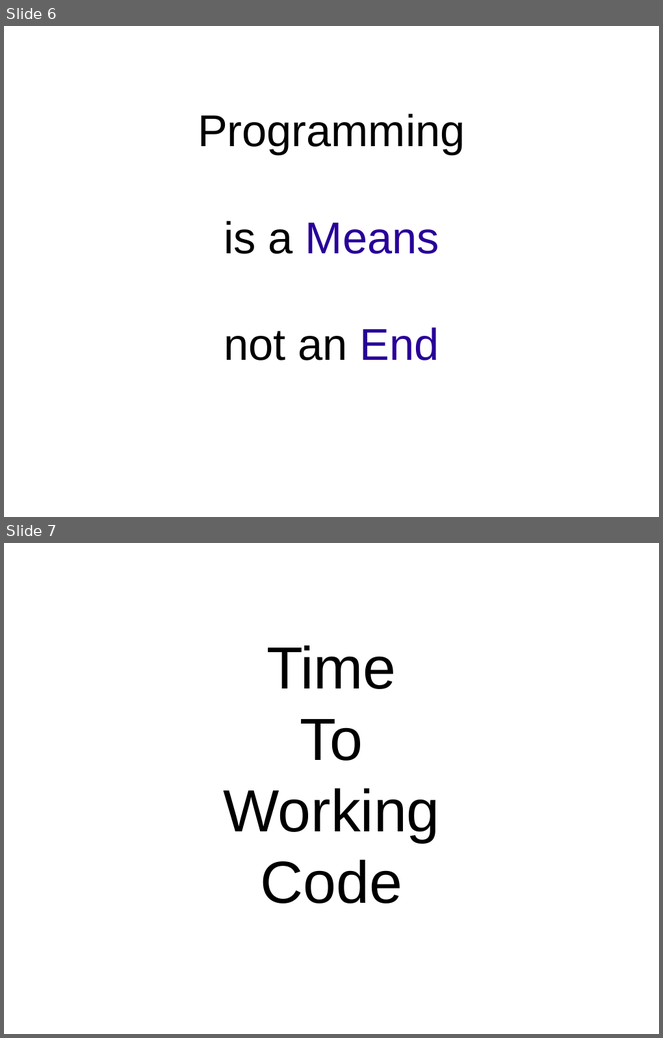
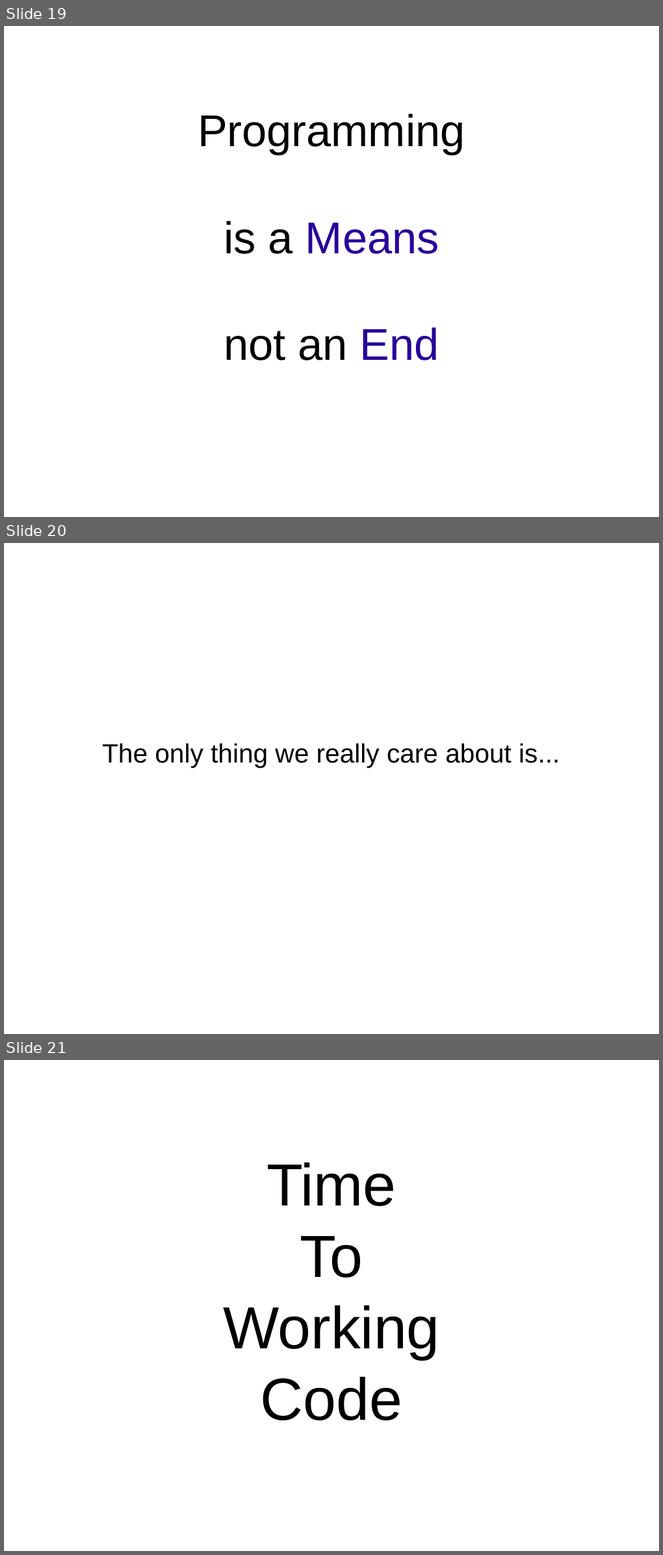
Before and after one commit to bhurt/presentations, a slide deck: statictyping.odp. Shown one above the other, each under a label of ours: slides 6 and 7 before the commit, slides 19, 20 and 21 after it. The pictures are 663x1038 and 663x1555 pixels, drawn with LibreOffice and Linux fonts; fonts in the diff are those of the drawing. Boxes give left, top, right and bottom in pixels: in the first picture for what was removed or moved away, otherwise in the second. Text is boxed around its words. In the diff, an @@ line names an element or a change of style, - is before the commit and + after.

```diff
--- a/statictyping.odp
+++ b/statictyping.odp
@@ slide 20 added at [4,543,659,1034], background #FFFFFF @@
@@ subtitle added at [102,743,560,768], 32 pt, text #000000 @@
+The only thing we really care about is...
@@ what was slide 6 is now slide 19 @@
@@ what was slide 7 is now slide 21 @@
```
Also in this commit, not shown: 3 slides changed, 16 other slides added, 7 slides removed.
